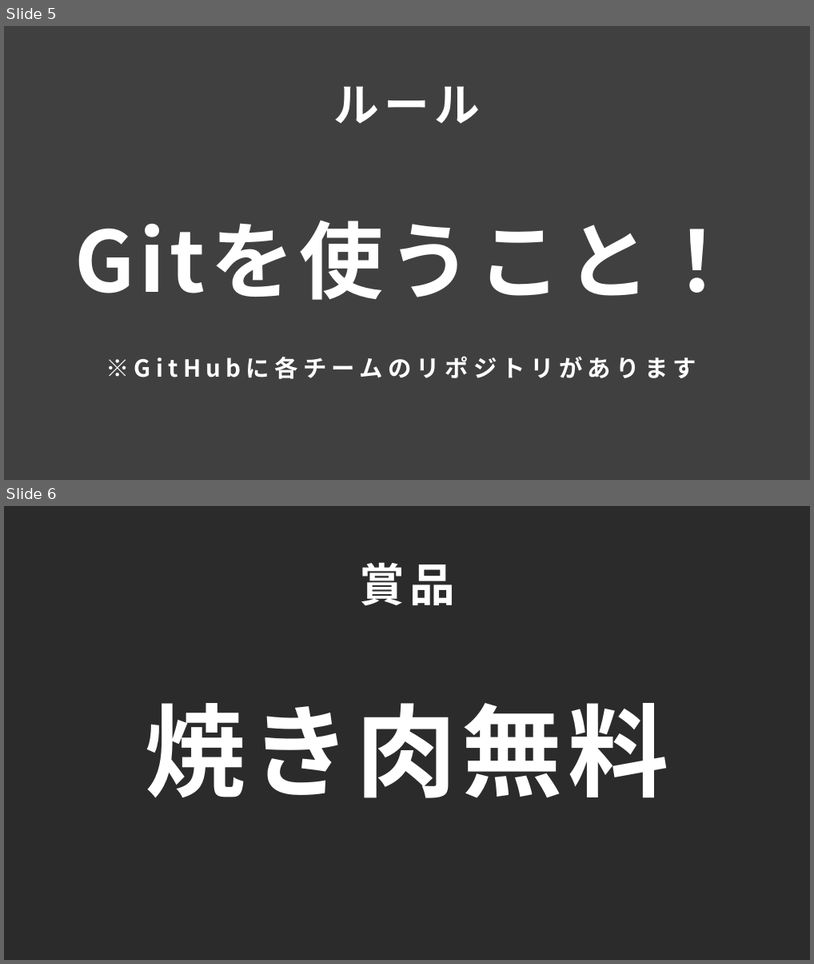
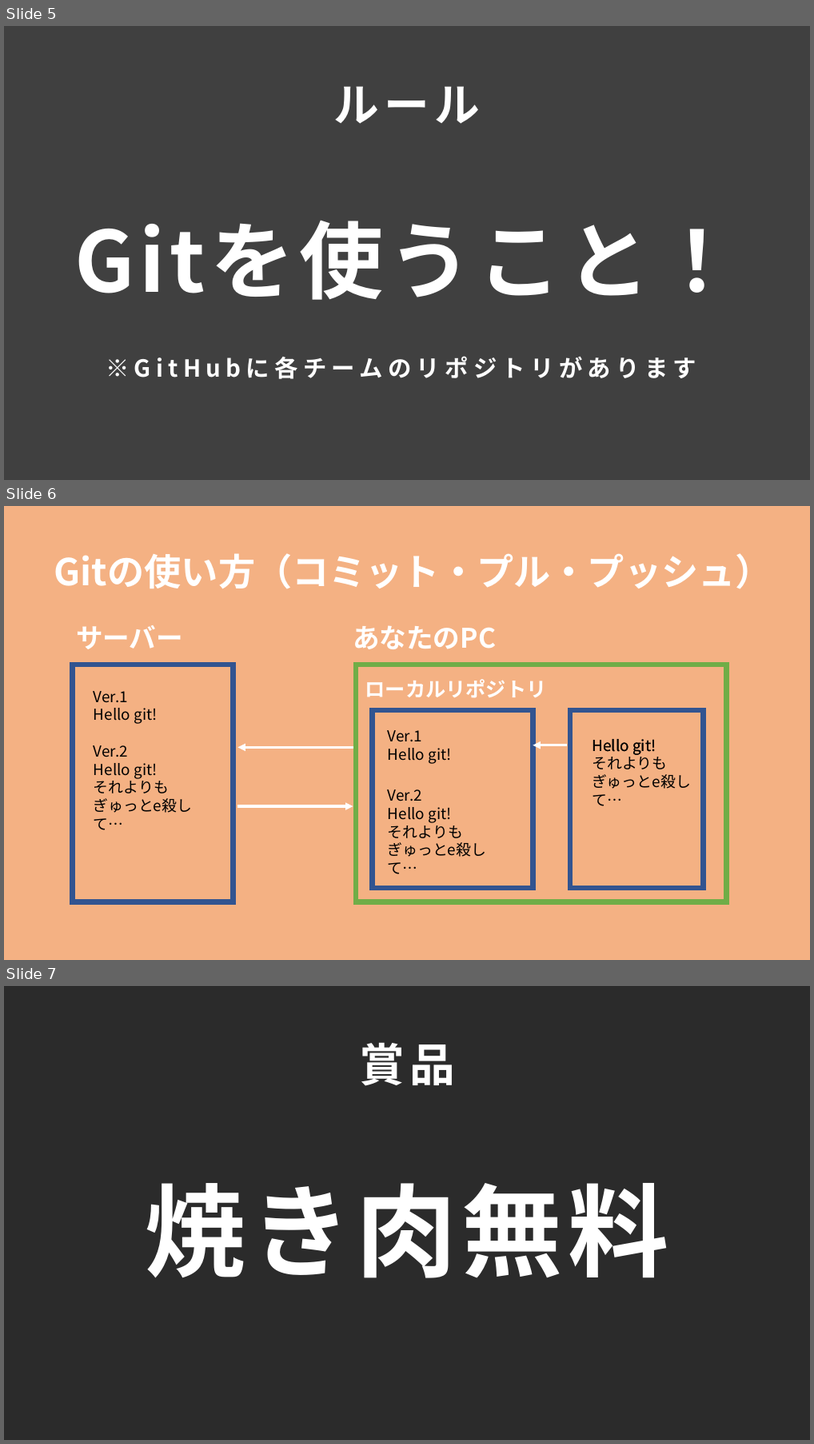
Before and after one commit to jack-app/Jackhack2019_management, a slide deck: jackhack2019_opening.pptx. Shown one above the other, each under a label of ours: slides 5 and 6 before the commit, slides 5, 6 and 7 after it. The pictures are 814x964 and 814x1444 pixels, drawn with LibreOffice and Linux fonts; fonts in the diff are those of the drawing; background and template pictures are left out; a plain dark background stands for a picture behind light text. Boxes give left, top, right and bottom in pixels: in the first picture for what was removed or moved away, otherwise in the second. Text is boxed around its words. In the diff, an @@ line names an element or a change of style, - is before the commit and + after.

Commit message:
Gitの説明追加

```diff
--- a/jackhack2019_opening.pptx
+++ b/jackhack2019_opening.pptx
@@ slide 6 added at (4, 506, 810, 960), background #F4B183 @@
@@ title added at (54, 553, 773, 589), 44 pt, text #FFFFFF, bold @@
+Gitの使い方（コミット・プル・プッシュ）
@@ text added at (76, 625, 183, 649), 32 pt, text #FFFFFF, bold @@
+サーバー
@@ text added at (353, 625, 496, 649), 32 pt, text #FFFFFF, bold @@
+あなたのPC
@@ rectangle added at (72, 664, 234, 902), outline #325491 6 pt @@
@@ rectangle added at (356, 664, 727, 902), outline #70AD47 6 pt @@
@@ text added at (94, 691, 158, 724), 18 pt, text #000000 @@
+Ver.1
+Hello git!
@@ text added at (366, 679, 547, 698), 24 pt, text #FFFFFF, bold @@
+ローカルリポジトリ
@@ rectangle added at (373, 711, 534, 888), outline #325491 6 pt @@
@@ rectangle added at (570, 711, 703, 888), outline #325491 6 pt @@
@@ text added at (94, 745, 192, 812), 18 pt, text #000000 @@
+Ver.2
+Hello git!
+それよりもぎゅっとe殺して…
@@ text added at (388, 730, 452, 764), 18 pt, text #000000 @@
+Ver.1
+Hello git!
@@ arrow added from (567, 745) to (534, 745), #FFFFFF 3 pt @@
@@ text added at (593, 739, 656, 755), 18 pt, text #000000 @@
+Hello git!
@@ arrow added from (353, 748) to (238, 748), #FFFFFF 3 pt @@
@@ text added at (593, 753, 691, 788), 18 pt, text #000000 @@
+Hello git!
+それよりもぎゅっとe殺して…
@@ text added at (388, 789, 486, 856), 18 pt, text #000000 @@
+Ver.2
+Hello git!
+それよりもぎゅっとe殺して…
@@ arrow added from (238, 806) to (353, 806), #FFFFFF 3 pt @@
@@ what was slide 6 is now slide 7 @@
```
Also in this commit, not shown: 1 slide changed.
